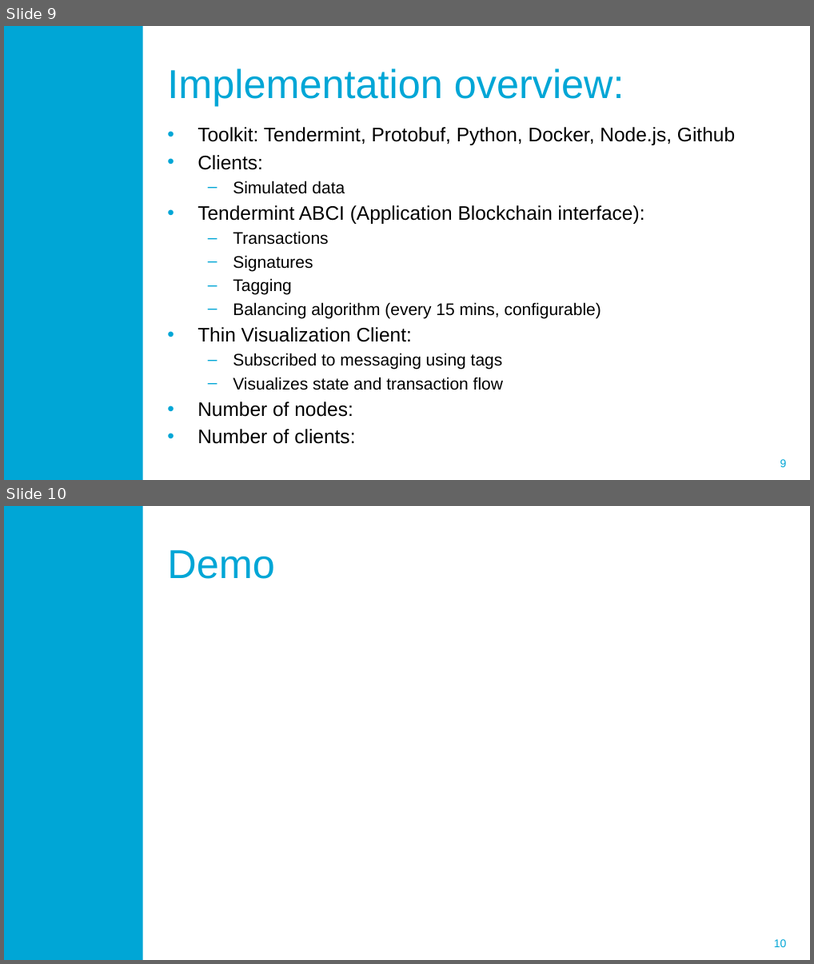
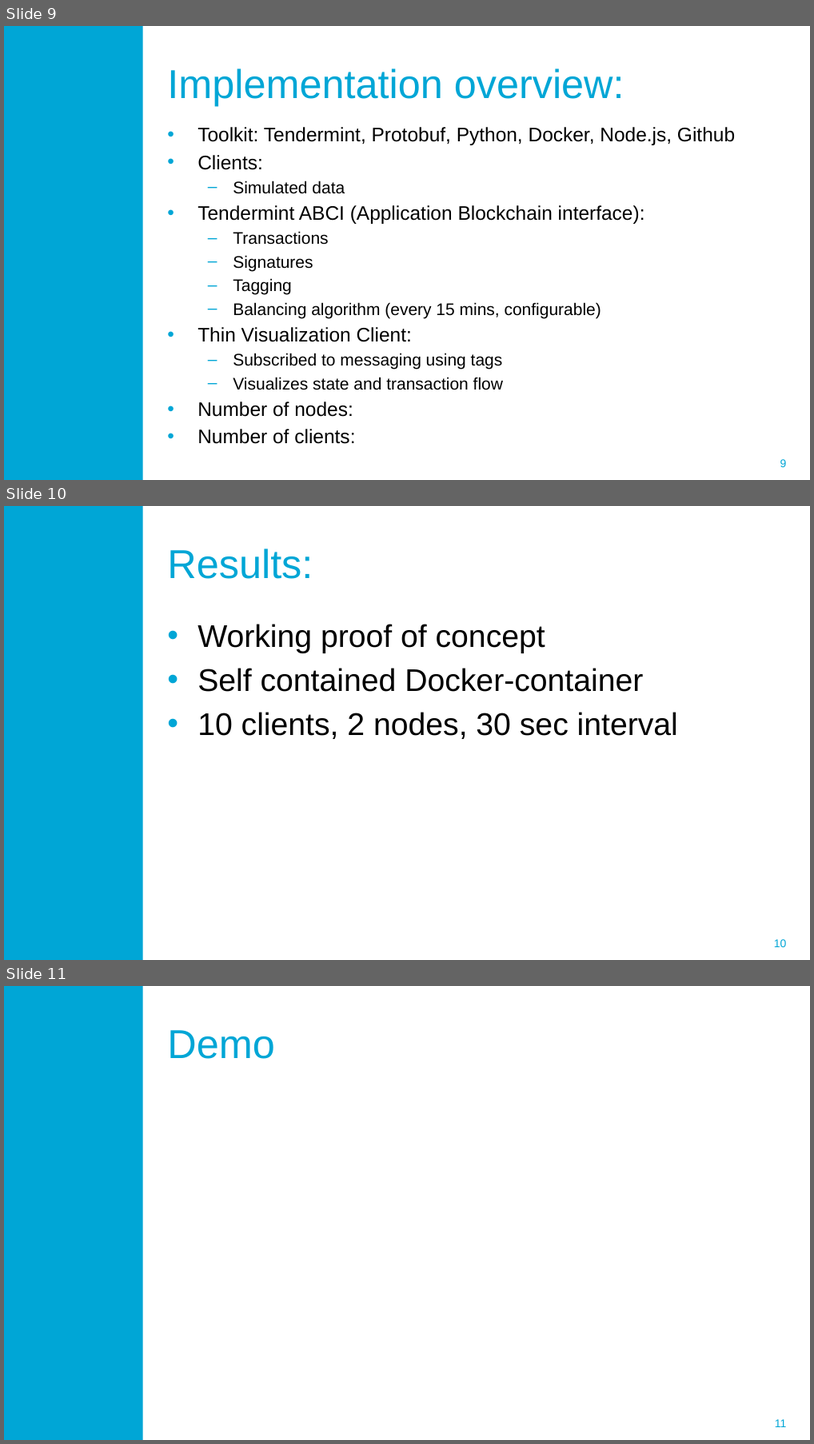
Before and after one commit to blockchain-lab/eXchains, a slide deck: Documentation/eXchains.pptx. Shown one above the other, each under a label of ours: slides 9 and 10 before the commit, slides 9, 10 and 11 after it. The pictures are 814x964 and 814x1444 pixels, drawn with LibreOffice and Linux fonts; fonts in the diff are those of the drawing; background and template pictures are left out. Boxes give left, top, right and bottom in pixels: in the first picture for what was removed or moved away, otherwise in the second. Text is boxed around its words. In the diff, an @@ line names an element or a change of style, - is before the commit and + after.

Commit message:
added results slide to powerpoint

```diff
--- a/Documentation/eXchains.pptx
+++ b/Documentation/eXchains.pptx
@@ slide 10 added at (x1=4, y1=506, x2=810, y2=960), background #FFFFFF; not listed: 2 template elements that a slide beside it also shows @@
@@ title added at (x1=167, y1=548, x2=313, y2=579), 36 pt, text #00A6D6 @@
+Results:
@@ text added at (x1=198, y1=624, x2=678, y2=739), 28 pt, text #000000 @@
+• Working proof of concept
+• Self contained Docker-container
+• 10 clients, 2 nodes, 30 sec interval
@@ what was slide 10 is now slide 11 @@
@@ page number at (x1=775, y1=1419, x2=786, y2=1427): text changed @@
-10
+11
```
